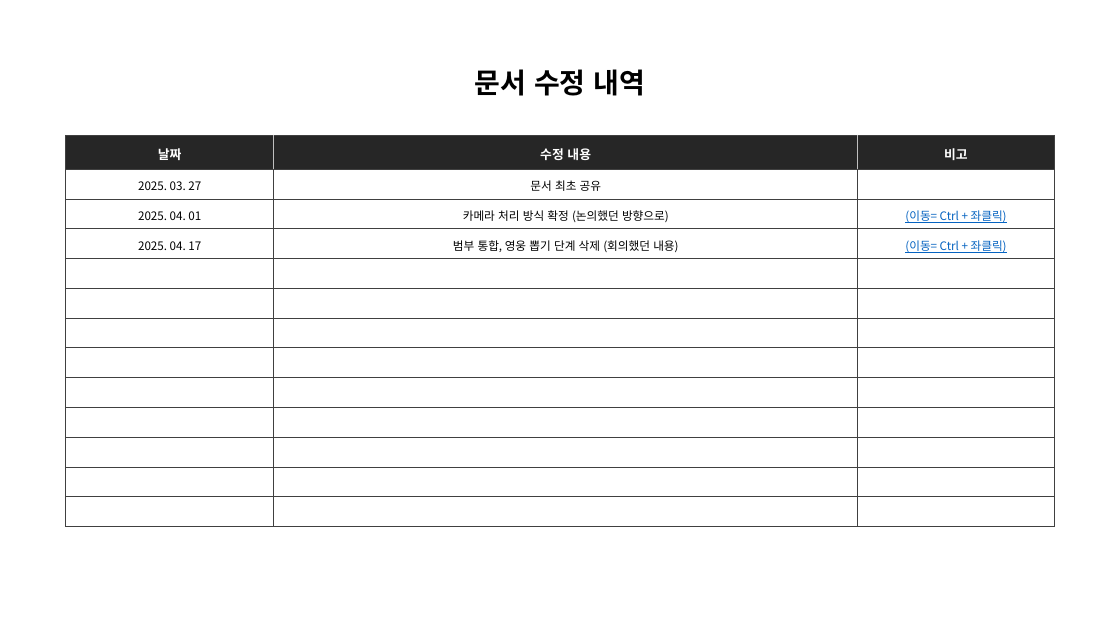
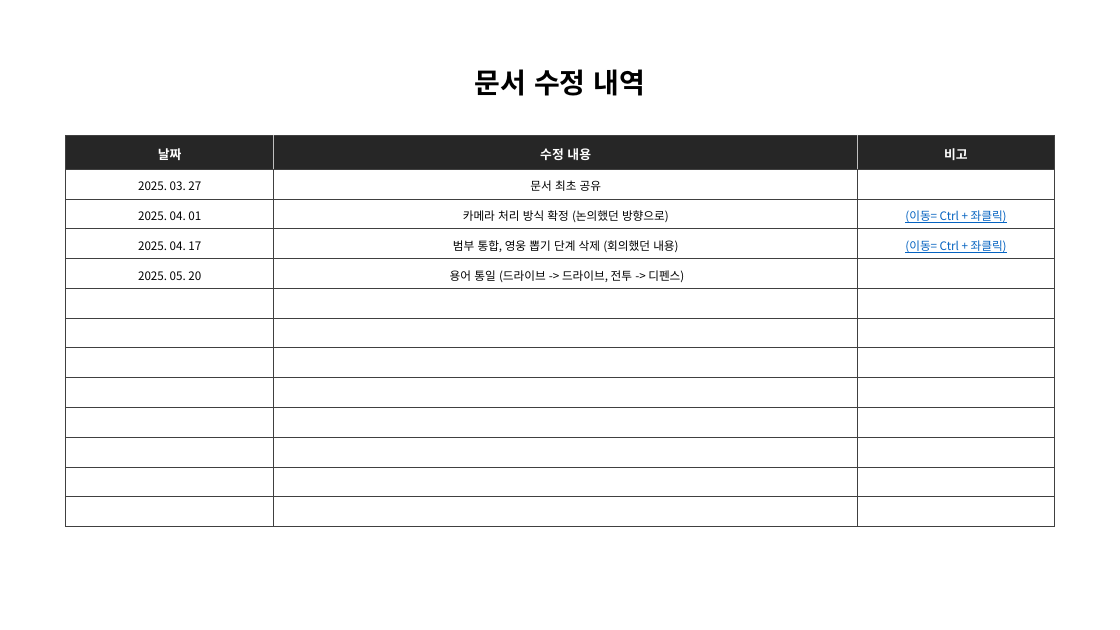
Before and after one commit to scorchLand/kci, a slide deck: slide 1 of 기획서/트럭 문서.pptx. Drawn at 1120x630 pixels with LibreOffice and Linux fonts; fonts in the diff are those of the drawing. Boxes give left, top, right and bottom in pixels: in the first picture for what was removed or moved away, otherwise in the second. Text is boxed around its words. In the diff, an @@ line names an element or a change of style, - is before the commit and + after.

```diff
--- a/기획서/트럭 문서.pptx
+++ b/기획서/트럭 문서.pptx
@@ table at <box>66,135,1054,527</box> @@
+row 5: 2025. 05. 20 | 용어 통일 (드라이브 -> 드라이브, 전투 -> 디펜스) | 
-row 13:  |  | 
```
Also in this commit, not shown: 17 other slides changed, 12 other files.
